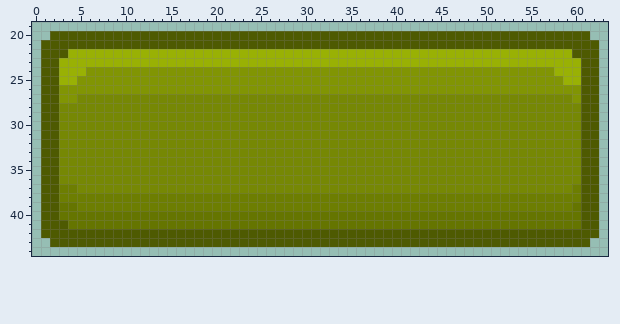
Two states of a pixel-art sprite, ArenaEnergia/TextureTop.png. Above: the version before the commit.
The file is 64x64 pixels. Shown: x 0..63, y 19..44.
And afterwards:
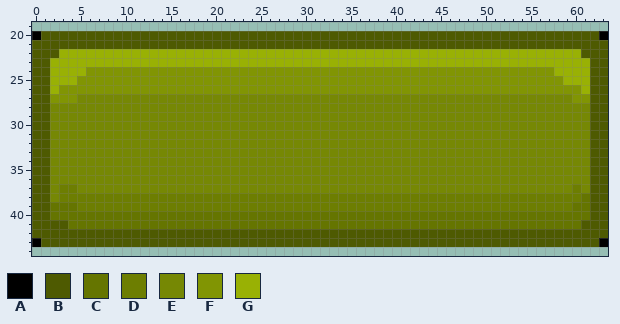
Palette (. is transparent): A #000000  B #4e5a01  C #657500  D #6d7e01  E #768804  F #819503  G #99b104
What changed:
@@ x 0..63 @@
 19 ................................................................
-20 ..BBBBBBBBBBBBBBBBBBBBBBBBBBBBBBBBBBBBBBBBBBBBBBBBBBBBBBBBBBBB..
-21 .BBBBBBBBBBBBBBBBBBBBBBBBBBBBBBBBBBBBBBBBBBBBBBBBBBBBBBBBBBBBBB.
-22 .BBBGGGGGGGGGGGGGGGGGGGGGGGGGGGGGGGGGGGGGGGGGGGGGGGGGGGGGGGGBBB.
-23 .BBGGGGGGGGGGGGGGGGGGGGGGGGGGGGGGGGGGGGGGGGGGGGGGGGGGGGGGGGGGBB.
-24 .BBGGGFFFFFFFFFFFFFFFFFFFFFFFFFFFFFFFFFFFFFFFFFFFFFFFFFFFFGGGBB.
-25 .BBGGFFFFFFFFFFFFFFFFFFFFFFFFFFFFFFFFFFFFFFFFFFFFFFFFFFFFFFGGBB.
-26 .BBFFFFFFFFFFFFFFFFFFFFFFFFFFFFFFFFFFFFFFFFFFFFFFFFFFFFFFFFFFBB.
-27 .BBFFEEEEEEEEEEEEEEEEEEEEEEEEEEEEEEEEEEEEEEEEEEEEEEEEEEEEEEEFBB.
-28 .BBEEEEEEEEEEEEEEEEEEEEEEEEEEEEEEEEEEEEEEEEEEEEEEEEEEEEEEEEEEBB.
-29 .BBEEEEEEEEEEEEEEEEEEEEEEEEEEEEEEEEEEEEEEEEEEEEEEEEEEEEEEEEEEBB.
-30 .BBEEEEEEEEEEEEEEEEEEEEEEEEEEEEEEEEEEEEEEEEEEEEEEEEEEEEEEEEEEBB.
-31 .BBEEEEEEEEEEEEEEEEEEEEEEEEEEEEEEEEEEEEEEEEEEEEEEEEEEEEEEEEEEBB.
-32 .BBEEEEEEEEEEEEEEEEEEEEEEEEEEEEEEEEEEEEEEEEEEEEEEEEEEEEEEEEEEBB.
-33 .BBEEEEEEEEEEEEEEEEEEEEEEEEEEEEEEEEEEEEEEEEEEEEEEEEEEEEEEEEEEBB.
-34 .BBEEEEEEEEEEEEEEEEEEEEEEEEEEEEEEEEEEEEEEEEEEEEEEEEEEEEEEEEEEBB.
-35 .BBEEEEEEEEEEEEEEEEEEEEEEEEEEEEEEEEEEEEEEEEEEEEEEEEEEEEEEEEEEBB.
-36 .BBEEEEEEEEEEEEEEEEEEEEEEEEEEEEEEEEEEEEEEEEEEEEEEEEEEEEEEEEEEBB.
-37 .BBDDEEEEEEEEEEEEEEEEEEEEEEEEEEEEEEEEEEEEEEEEEEEEEEEEEEEEEEEDBB.
-38 .BBDDDDDDDDDDDDDDDDDDDDDDDDDDDDDDDDDDDDDDDDDDDDDDDDDDDDDDDDDDBB.
-39 .BBCCDDDDDDDDDDDDDDDDDDDDDDDDDDDDDDDDDDDDDDDDDDDDDDDDDDDDDDDCBB.
-40 .BBCCCCCCCCCCCCCCCCCCCCCCCCCCCCCCCCCCCCCCCCCCCCCCCCCCCCCCCCCCBB.
-41 .BBBCCCCCCCCCCCCCCCCCCCCCCCCCCCCCCCCCCCCCCCCCCCCCCCCCCCCCCCCCBB.
-42 .BBBBBBBBBBBBBBBBBBBBBBBBBBBBBBBBBBBBBBBBBBBBBBBBBBBBBBBBBBBBBB.
-43 ..BBBBBBBBBBBBBBBBBBBBBBBBBBBBBBBBBBBBBBBBBBBBBBBBBBBBBBBBBBBB..
+20 ABBBBBBBBBBBBBBBBBBBBBBBBBBBBBBBBBBBBBBBBBBBBBBBBBBBBBBBBBBBBBBA
+21 BBBBBBBBBBBBBBBBBBBBBBBBBBBBBBBBBBBBBBBBBBBBBBBBBBBBBBBBBBBBBBBB
+22 BBBGGGGGGGGGGGGGGGGGGGGGGGGGGGGGGGGGGGGGGGGGGGGGGGGGGGGGGGGGGBBB
+23 BBGGGGGGGGGGGGGGGGGGGGGGGGGGGGGGGGGGGGGGGGGGGGGGGGGGGGGGGGGGGGBB
+24 BBGGGGFFFFFFFFFFFFFFFFFFFFFFFFFFFFFFFFFFFFFFFFFFFFFFFFFFFFGGGGBB
+25 BBGGGFFFFFFFFFFFFFFFFFFFFFFFFFFFFFFFFFFFFFFFFFFFFFFFFFFFFFFGGGBB
+26 BBGFFFFFFFFFFFFFFFFFFFFFFFFFFFFFFFFFFFFFFFFFFFFFFFFFFFFFFFFFFGBB
+27 BBFFFEEEEEEEEEEEEEEEEEEEEEEEEEEEEEEEEEEEEEEEEEEEEEEEEEEEEEEEFFBB
+28 BBEEEEEEEEEEEEEEEEEEEEEEEEEEEEEEEEEEEEEEEEEEEEEEEEEEEEEEEEEEEEBB
+29 BBEEEEEEEEEEEEEEEEEEEEEEEEEEEEEEEEEEEEEEEEEEEEEEEEEEEEEEEEEEEEBB
+30 BBEEEEEEEEEEEEEEEEEEEEEEEEEEEEEEEEEEEEEEEEEEEEEEEEEEEEEEEEEEEEBB
+31 BBEEEEEEEEEEEEEEEEEEEEEEEEEEEEEEEEEEEEEEEEEEEEEEEEEEEEEEEEEEEEBB
+32 BBEEEEEEEEEEEEEEEEEEEEEEEEEEEEEEEEEEEEEEEEEEEEEEEEEEEEEEEEEEEEBB
+33 BBEEEEEEEEEEEEEEEEEEEEEEEEEEEEEEEEEEEEEEEEEEEEEEEEEEEEEEEEEEEEBB
+34 BBEEEEEEEEEEEEEEEEEEEEEEEEEEEEEEEEEEEEEEEEEEEEEEEEEEEEEEEEEEEEBB
+35 BBEEEEEEEEEEEEEEEEEEEEEEEEEEEEEEEEEEEEEEEEEEEEEEEEEEEEEEEEEEEEBB
+36 BBEEEEEEEEEEEEEEEEEEEEEEEEEEEEEEEEEEEEEEEEEEEEEEEEEEEEEEEEEEEEBB
+37 BBEDDEEEEEEEEEEEEEEEEEEEEEEEEEEEEEEEEEEEEEEEEEEEEEEEEEEEEEEEDEBB
+38 BBEDDDDDDDDDDDDDDDDDDDDDDDDDDDDDDDDDDDDDDDDDDDDDDDDDDDDDDDDDDCBB
+39 BBCCCDDDDDDDDDDDDDDDDDDDDDDDDDDDDDDDDDDDDDDDDDDDDDDDDDDDDDDDCCBB
+40 BBCCCCCCCCCCCCCCCCCCCCCCCCCCCCCCCCCCCCCCCCCCCCCCCCCCCCCCCCCCCCBB
+41 BBBBCCCCCCCCCCCCCCCCCCCCCCCCCCCCCCCCCCCCCCCCCCCCCCCCCCCCCCCCCBBB
+42 BBBBBBBBBBBBBBBBBBBBBBBBBBBBBBBBBBBBBBBBBBBBBBBBBBBBBBBBBBBBBBBB
+43 ABBBBBBBBBBBBBBBBBBBBBBBBBBBBBBBBBBBBBBBBBBBBBBBBBBBBBBBBBBBBBBA
 44 ................................................................
